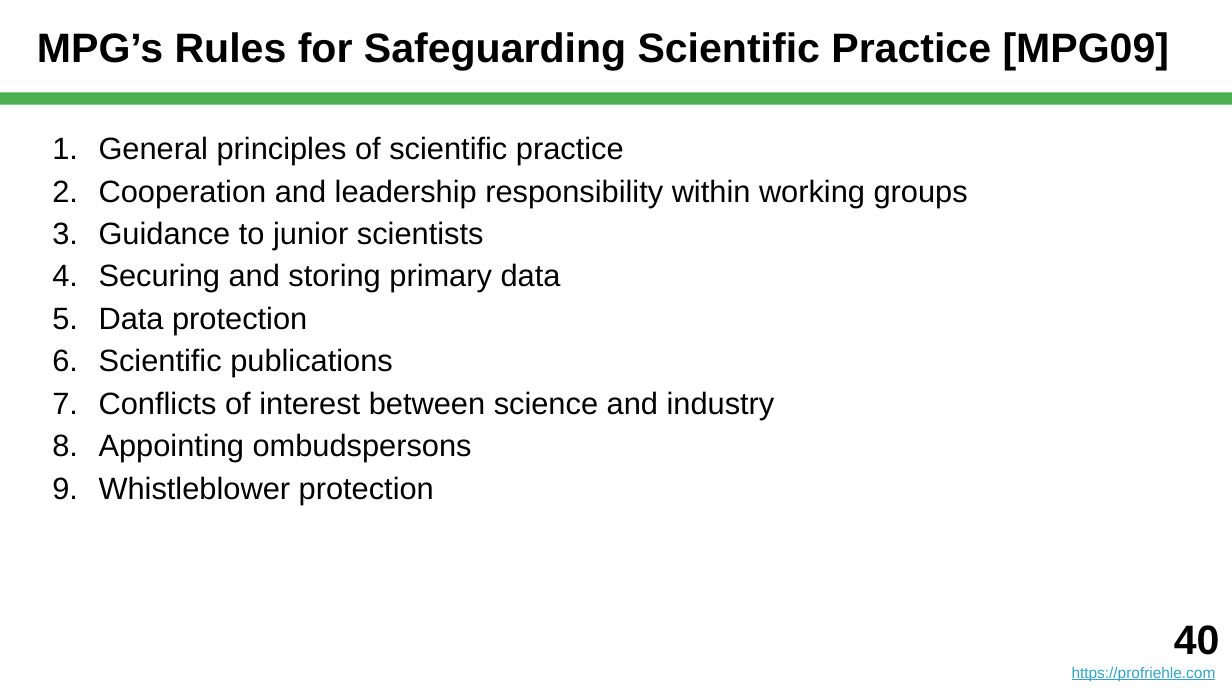
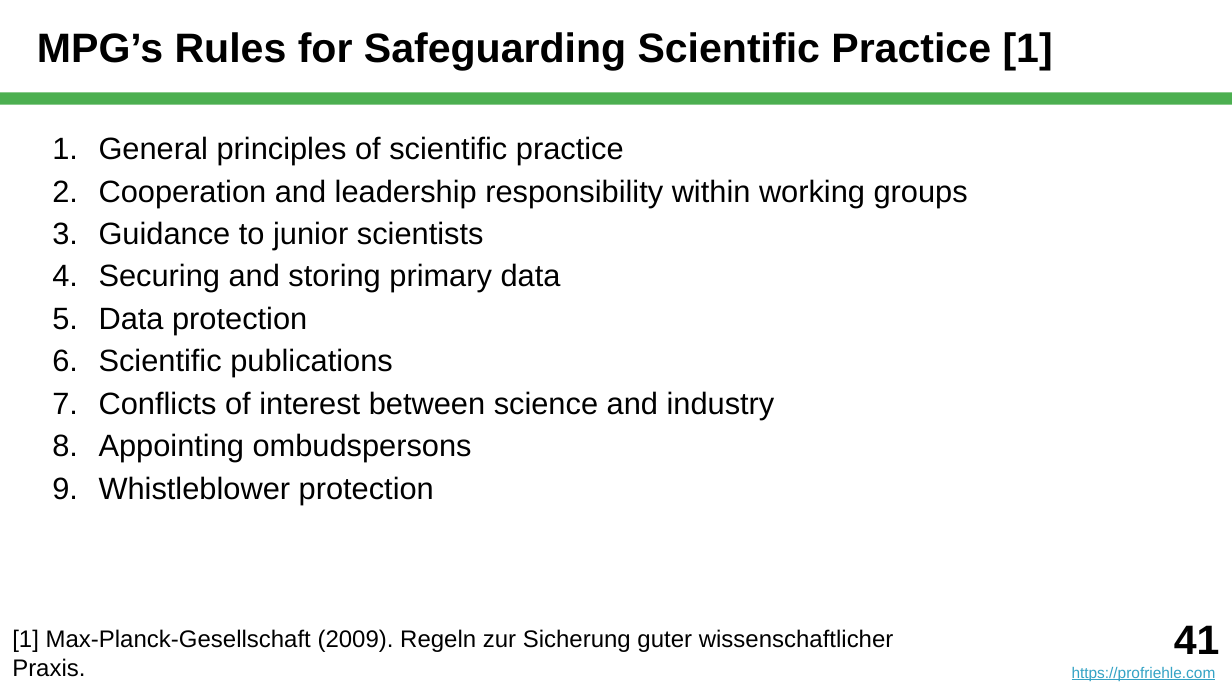
Before and after one commit to dirkriehle/nyt-course, a slide deck: slide 41 of Lecture slides/NYT C01 - What is Science.pptx (slide 40 before the commit). Drawn at 1232x693 pixels with LibreOffice and Linux fonts; fonts in the diff are those of the drawing. Boxes give left, top, right and bottom in pixels: in the first picture for what was removed or moved away, otherwise in the second. Text is boxed around its words. In the diff, an @@ line names an element or a change of style, - is before the commit and + after.

```diff
--- a/Lecture slides/NYT C01 - What is Science.pptx
+++ b/Lecture slides/NYT C01 - What is Science.pptx
@@ title at [37,32,1053,70]: text changed @@
-MPG’s Rules for Safeguarding Scientific Practice [MPG09]
+MPG’s Rules for Safeguarding Scientific Practice [1]
@@ text added at [12,629,894,677], 14 pt, text #000000 @@
+[1] Max-Planck-Gesellschaft (2009). Regeln zur Sicherung guter wissenschaftlicher Praxis.
@@ text at [1174,625,1220,654]: text changed @@
-40
+41
```
Also in this commit, not shown: 12 other slides changed, 2 slides added, 1 slide removed, 3 other files.
